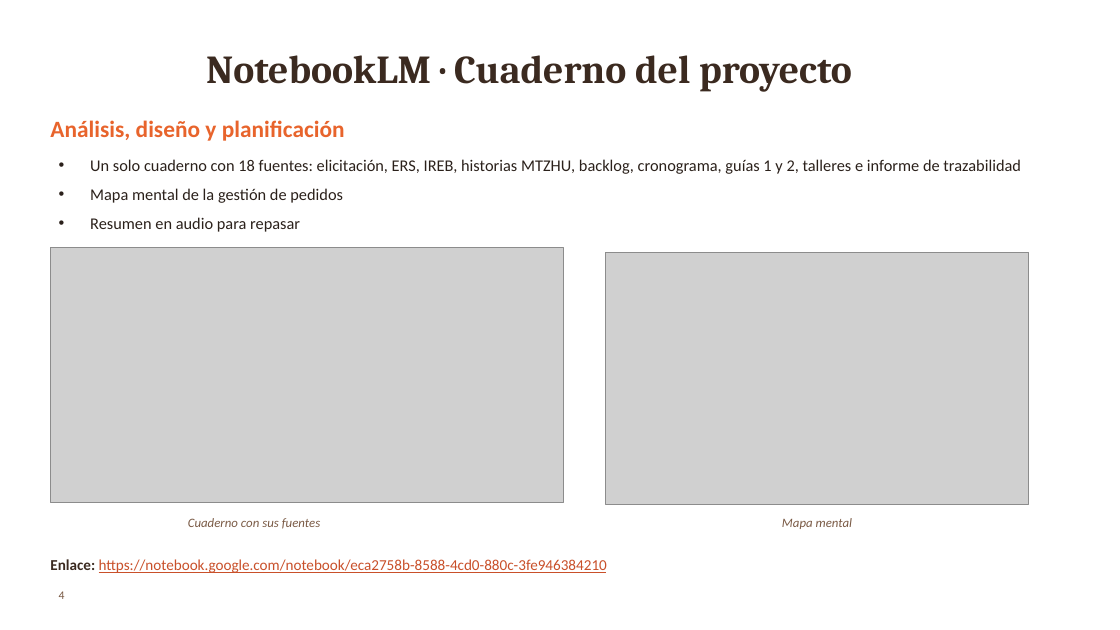
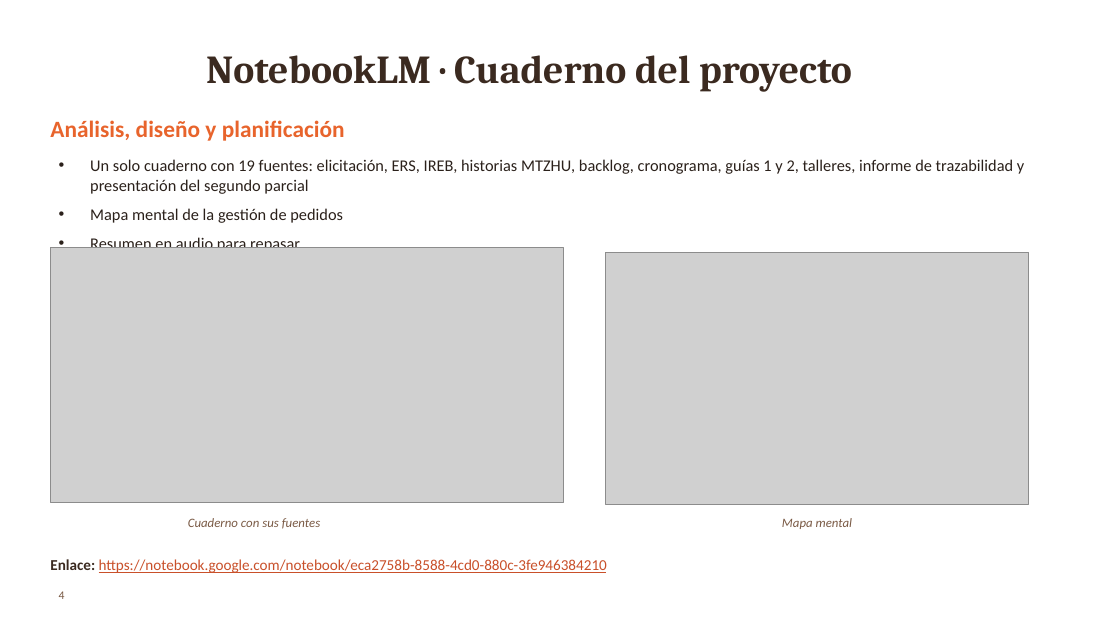
Before and after one commit to Ricardo-lainez/RicardoLainez36838_G5_ADSW, a slide deck: slide 4 of Informe final/Presentacion_PARA_Bocatto_G5.pptx. Drawn at 1120x630 pixels with LibreOffice and Linux fonts; fonts in the diff are those of the drawing; grey boxes stand for pictures; background and template pictures are left out. Boxes give left, top, right and bottom in pixels: in the first picture for what was removed or moved away, otherwise in the second. Text is boxed around its words. In the diff, an @@ line names an element or a change of style, - is before the commit and + after.

Commit message:
Actualizar numero de fuentes del cuaderno en presentaciones e informe

```diff
--- a/Informe final/Presentacion_PARA_Bocatto_G5.pptx
+++ b/Informe final/Presentacion_PARA_Bocatto_G5.pptx
@@ text at (90,159,1024,194): text changed @@
-• Un solo cuaderno con 18 fuentes: elicitación, ERS, IREB, historias MTZHU, backlog, cronograma, guías 1 y 2, talleres e informe de trazabilidad
+• Un solo cuaderno con 19 fuentes: elicitación, ERS, IREB, historias MTZHU, backlog, cronograma, guías 1 y 2, talleres, informe de trazabilidad y presentación del segundo parcial
```
Also in this commit, not shown: 1 other slide changed, 4 other files.
